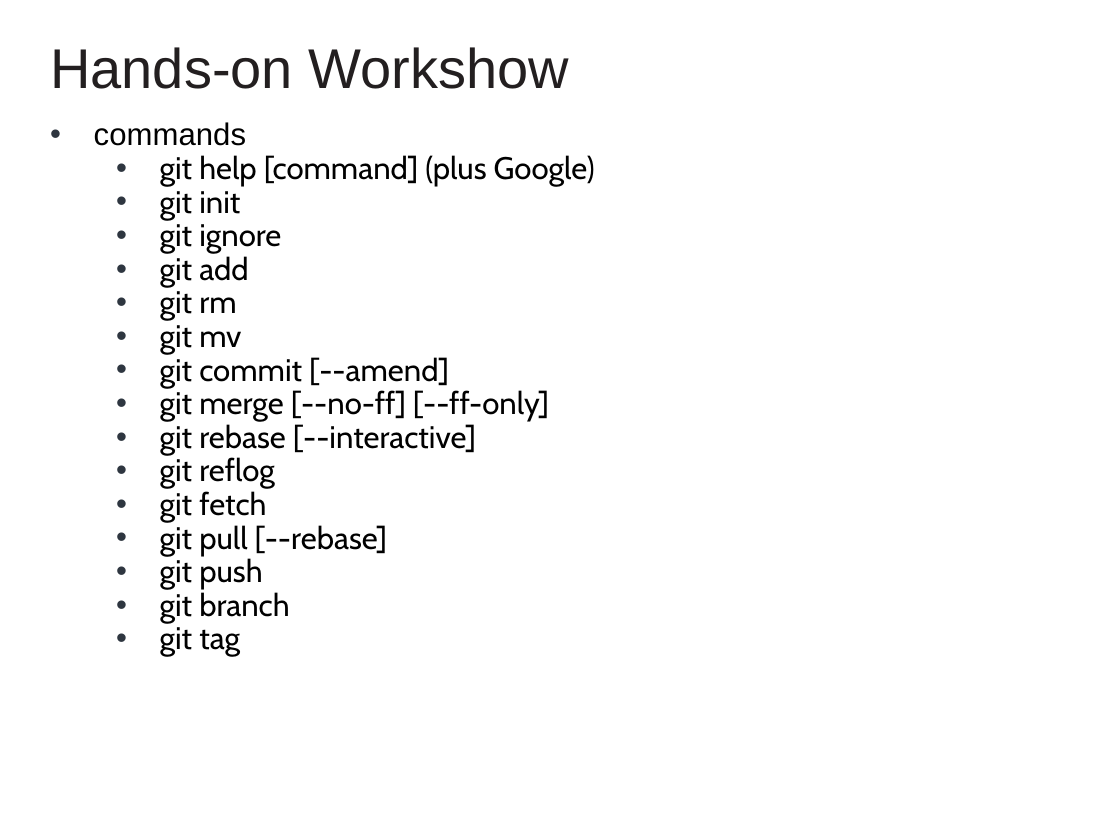
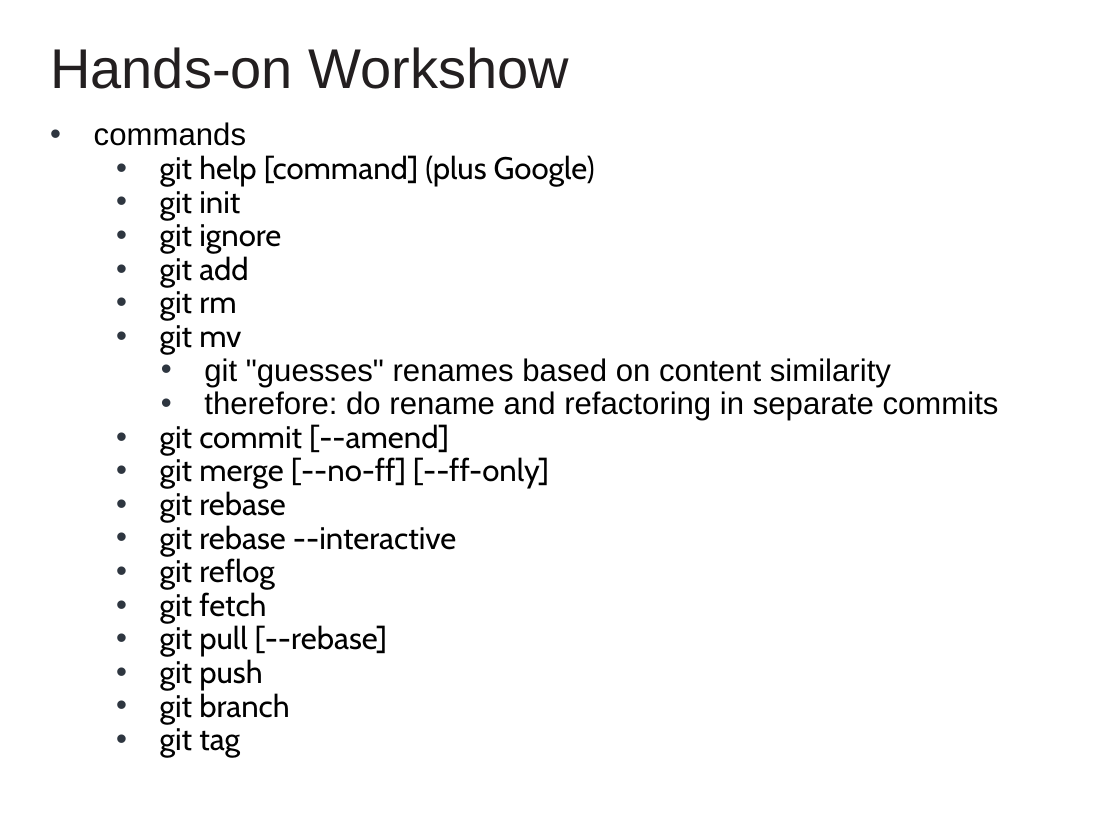
Before and after one commit to cvmocanu/git-presentation, a slide deck: slide 66 of GIT Presentation.pptx (slide 62 before the commit). Drawn at 1120x840 pixels with LibreOffice and Linux fonts; fonts in the diff are those of the drawing; background and template pictures are left out. Boxes give left, top, right and bottom in pixels: in the first picture for what was removed or moved away, otherwise in the second. Text is boxed around its words. In the diff, an @@ line names an element or a change of style, - is before the commit and + after.

```diff
--- a/GIT Presentation.pptx
+++ b/GIT Presentation.pptx
@@ text at <box>204,358,999,421</box>: paragraphs added @@
+• git "guesses" renames based on content similarity
+• therefore: do rename and refactoring in separate commits
@@ text at <box>160,491,457,556</box>: text changed @@
-• git rebase [--interactive]
+• git rebase
+• git rebase --interactive
```
Also in this commit, not shown: 4 slides added.
